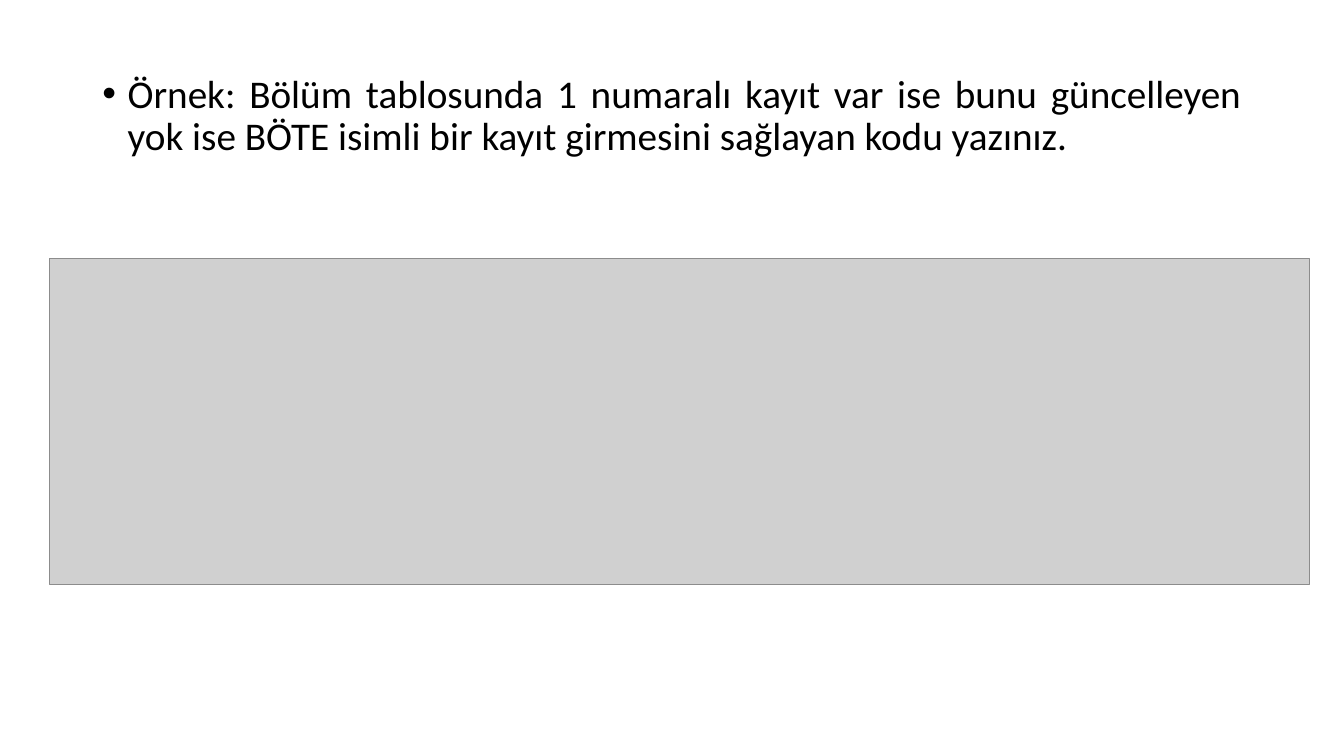
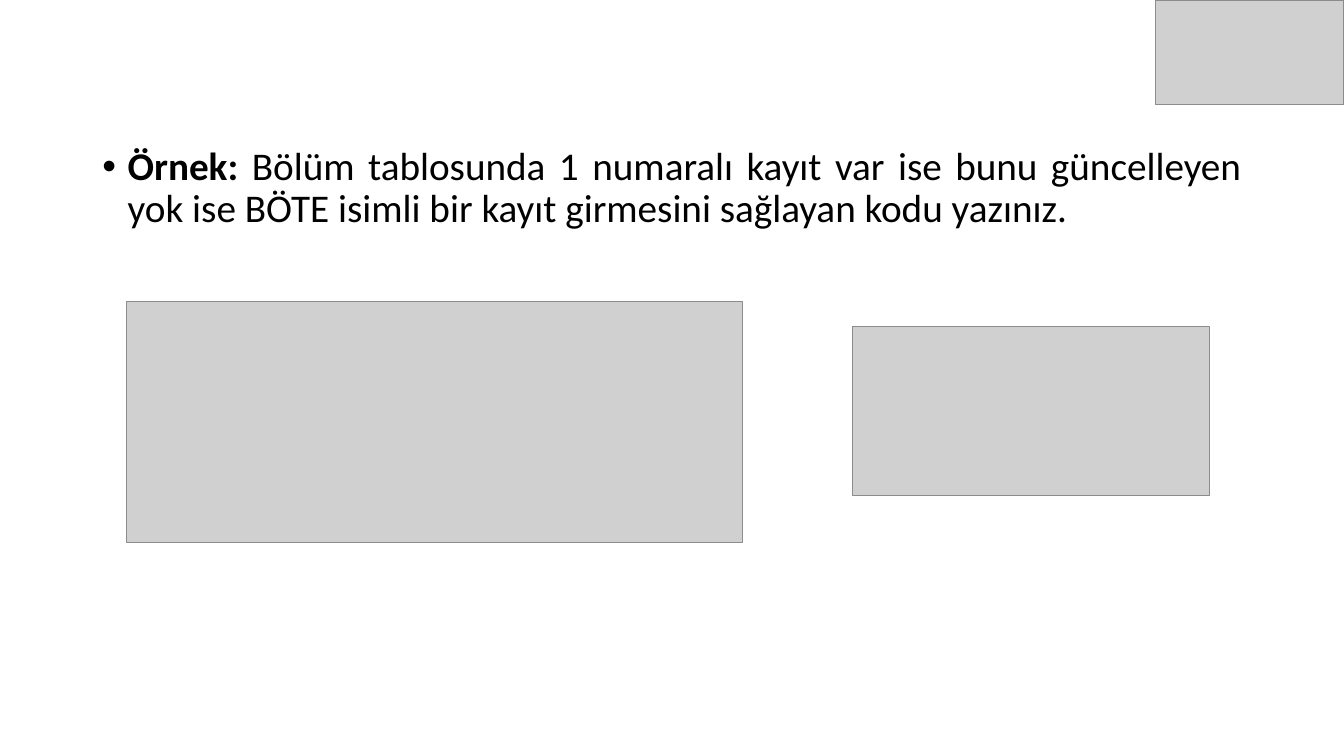
Before and after one commit to SevdanurGENC/Oracle-DB-SQL-Developer-Lecture-Notes, a slide deck: slide 6 of Slides/Oracle DB & SQL Developer - Bolum II.pptx. Drawn at 1344x756 pixels with LibreOffice and Linux fonts; fonts in the diff are those of the drawing; grey boxes stand for pictures. Boxes give left, top, right and bottom in pixels: in the first picture for what was removed or moved away, otherwise in the second. Text is boxed around its words. In the diff, an @@ line names an element or a change of style, - is before the commit and + after.

```diff
--- a/Slides/Oracle DB & SQL Developer - Bolum II.pptx
+++ b/Slides/Oracle DB & SQL Developer - Bolum II.pptx
@@ picture added at box(1156, 0, 1344, 105) @@
@@ text "Örnek: Bölüm tablosunda 1 numaralı ...": place and size @@
-text "Örnek: Bölüm tablosunda 1 numaralı ..." at box(128, 76, 1241, 157)
+text "Örnek: Bölüm tablosunda 1 numaralı ..." at box(128, 148, 1241, 229)
@@ text "Örnek: Bölüm tablosunda 1 numaralı ..." at box(128, 148, 1241, 229): bold on in "Örnek:" @@
@@ picture removed at box(50, 258, 1310, 584) @@
@@ picture added at box(126, 301, 742, 543) @@
@@ picture added at box(853, 327, 1210, 495) @@
```
Also in this commit, not shown: 9 other slides changed, 2 other files.
